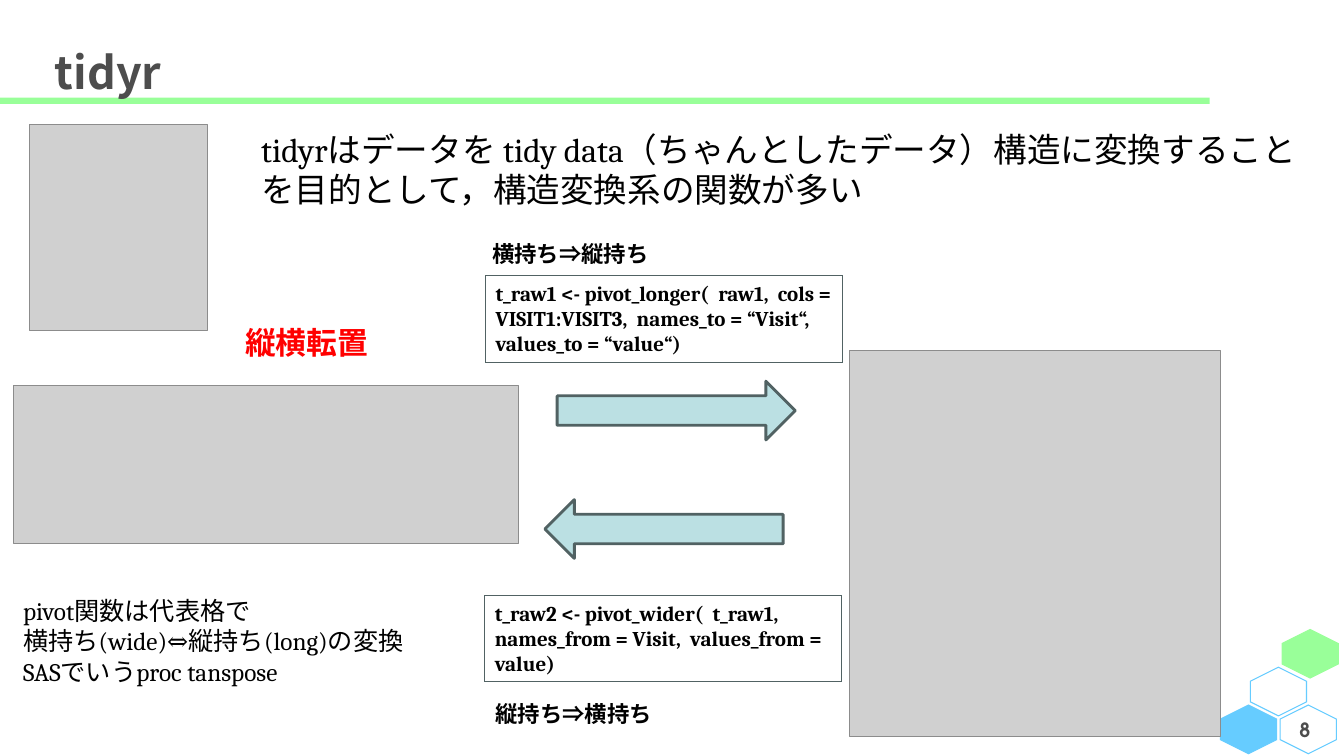
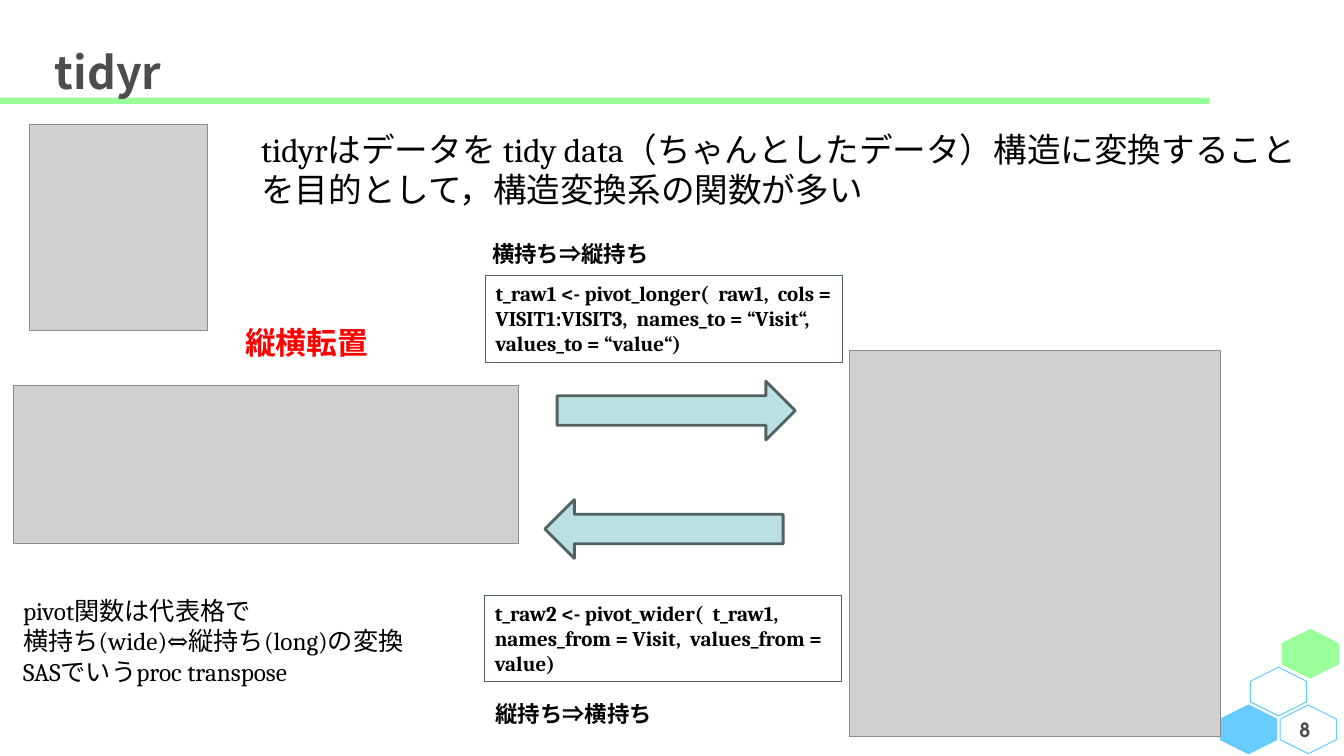
Before and after one commit to R-with-Pharma-Labo/Meetup_1, a slide deck: slide 8 of Materials/1550-1600_Morioka/tidyverse in 10 minutes.pptx. Drawn at 1344x756 pixels with LibreOffice and Linux fonts; fonts in the diff are those of the drawing; grey boxes stand for pictures; background and template pictures are left out. Boxes give left, top, right and bottom in pixels: in the first picture for what was removed or moved away, otherwise in the second. Text is boxed around its words. In the diff, an @@ line names an element or a change of style, - is before the commit and + after.

```diff
--- a/Materials/1550-1600_Morioka/tidyverse in 10 minutes.pptx
+++ b/Materials/1550-1600_Morioka/tidyverse in 10 minutes.pptx
@@ text at <box>23,661,287,687</box>: text changed @@
-SASでいうproc tanspose
+SASでいうproc transpose
```
Also in this commit, not shown: 1 other slide changed.
